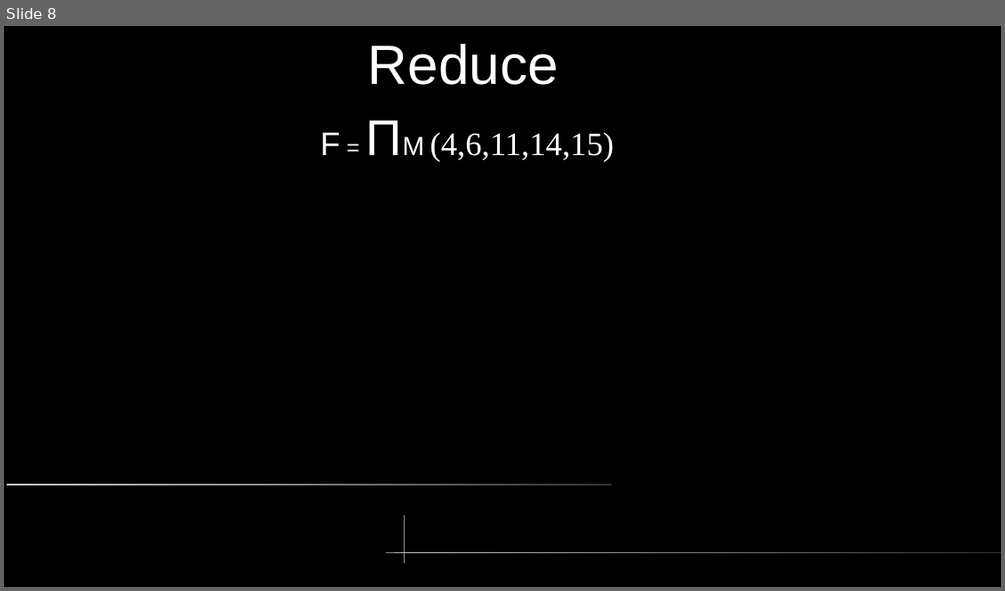
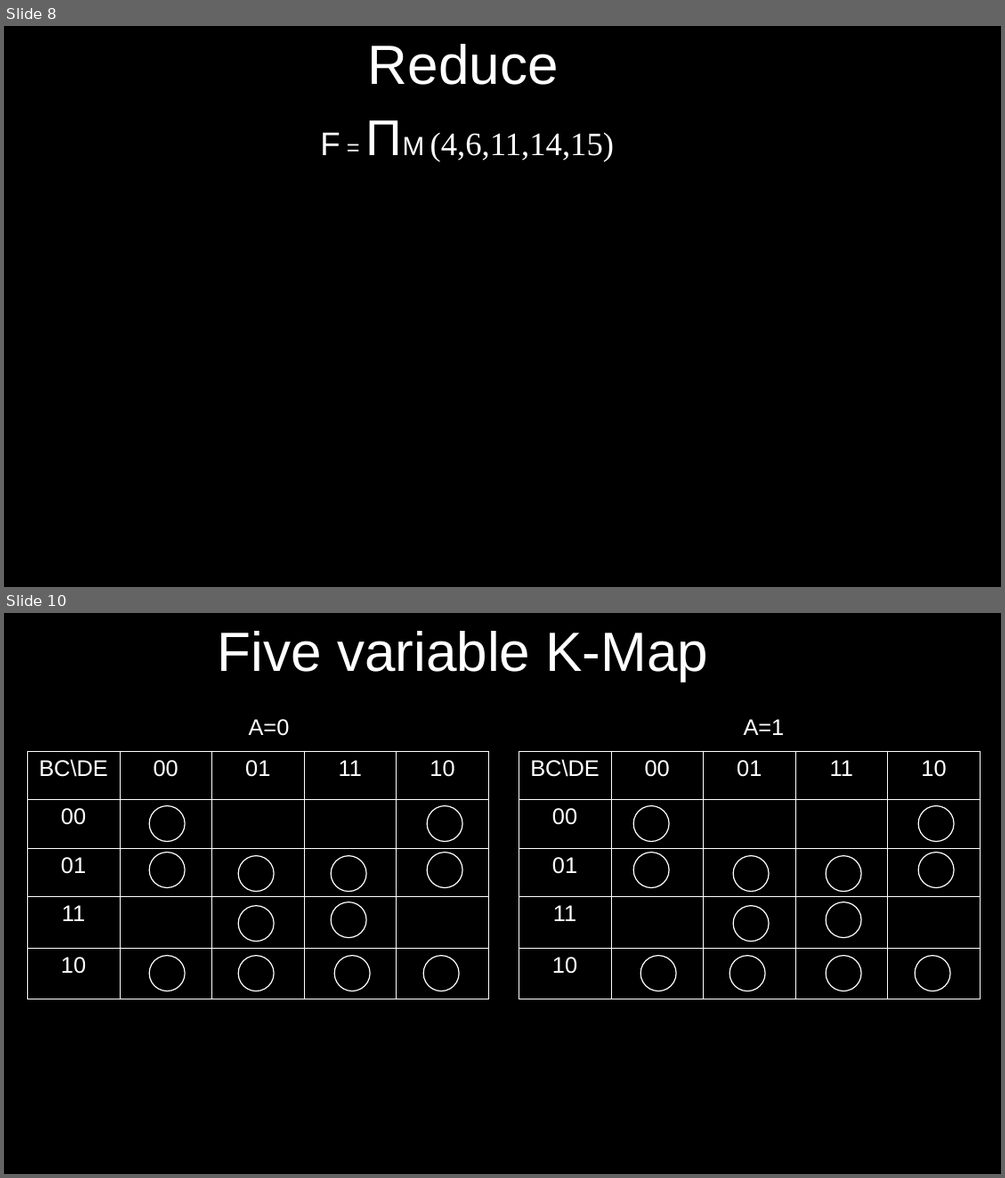
Before and after one commit to arnabsinha/Switching-Circuits-and-Logic-Design, a slide deck: Lecture_11.odp. Shown one above the other, each under a label of ours: slide 8 before the commit, slides 8 and 10 after it; the slides between them are not shown. The pictures are 1005x591 and 1005x1178 pixels, drawn with LibreOffice and Linux fonts; fonts in the diff are those of the drawing. Boxes give left, top, right and bottom in pixels: in the first picture for what was removed or moved away, otherwise in the second. Text is boxed around its words. In the diff, an @@ line names an element or a change of style, - is before the commit and + after.

```diff
--- a/Lecture_11.odp
+++ b/Lecture_11.odp
@@ slide 10 added at [4, 613, 1001, 1174], background #000000 @@
@@ title added at [218, 631, 709, 681], 44 pt, text #FFFFFF @@
+Five variable K-Map
@@ text added at [249, 719, 290, 736], 18 pt, text #FFFFFF @@
+A=0
@@ text added at [744, 719, 785, 735], 18 pt, text #FFFFFF @@
+A=1
@@ table added at [27, 751, 489, 999], 5 rows, 5 columns @@
+BC\DE | 00 | 01 | 11 | 10
+00 |  |  |  | 
+01 |  |  |  | 
+11 |  |  |  | 
+10 |  |  |  | 
@@ table added at [518, 751, 980, 999], 5 rows, 5 columns @@
+BC\DE | 00 | 01 | 11 | 10
+00 |  |  |  | 
+01 |  |  |  | 
+11 |  |  |  | 
+10 |  |  |  | 
@@ ellipse added at [150, 805, 185, 841], outline #FFFFFF 0.85 pt @@
@@ ellipse added at [428, 805, 462, 841], outline #FFFFFF 0.85 pt @@
@@ ellipse added at [633, 805, 669, 841], outline #FFFFFF 0.85 pt @@
@@ ellipse added at [919, 805, 954, 841], outline #FFFFFF 0.85 pt @@
@@ ellipse added at [150, 852, 185, 887], outline #FFFFFF 0.85 pt @@
@@ ellipse added at [428, 852, 462, 887], outline #FFFFFF 0.85 pt @@
@@ ellipse added at [633, 852, 669, 887], outline #FFFFFF 0.85 pt @@
@@ ellipse added at [919, 852, 954, 887], outline #FFFFFF 0.85 pt @@
@@ ellipse added at [238, 855, 274, 891], outline #FFFFFF 0.85 pt @@
@@ ellipse added at [331, 855, 366, 891], outline #FFFFFF 0.85 pt @@
@@ ellipse added at [733, 855, 769, 891], outline #FFFFFF 0.85 pt @@
@@ ellipse added at [826, 855, 861, 891], outline #FFFFFF 0.85 pt @@
@@ ellipse added at [238, 906, 274, 941], outline #FFFFFF 0.85 pt @@
@@ ellipse added at [331, 902, 366, 938], outline #FFFFFF 0.85 pt @@
@@ ellipse added at [733, 906, 769, 941], outline #FFFFFF 0.85 pt @@
@@ ellipse added at [826, 902, 861, 938], outline #FFFFFF 0.85 pt @@
@@ ellipse added at [150, 956, 185, 991], outline #FFFFFF 0.85 pt @@
@@ ellipse added at [238, 956, 274, 991], outline #FFFFFF 0.85 pt @@
@@ ellipse added at [334, 956, 370, 991], outline #FFFFFF 0.85 pt @@
@@ ellipse added at [424, 956, 459, 991], outline #FFFFFF 0.85 pt @@
@@ ellipse added at [640, 956, 676, 991], outline #FFFFFF 0.85 pt @@
@@ ellipse added at [729, 956, 765, 991], outline #FFFFFF 0.85 pt @@
@@ ellipse added at [826, 956, 861, 991], outline #FFFFFF 0.85 pt @@
@@ ellipse added at [914, 956, 950, 991], outline #FFFFFF 0.85 pt @@
@@ slide 8 changed as well @@
@@ rounded rectangle removed at [7, 483, 612, 485] @@
@@ freeform shape removed at [404, 516, 404, 564] @@
@@ rounded rectangle removed at [386, 553, 1001, 554] @@
```
Also in this commit, not shown: 7 other slides changed, 4 other slides added, 12 other files.
